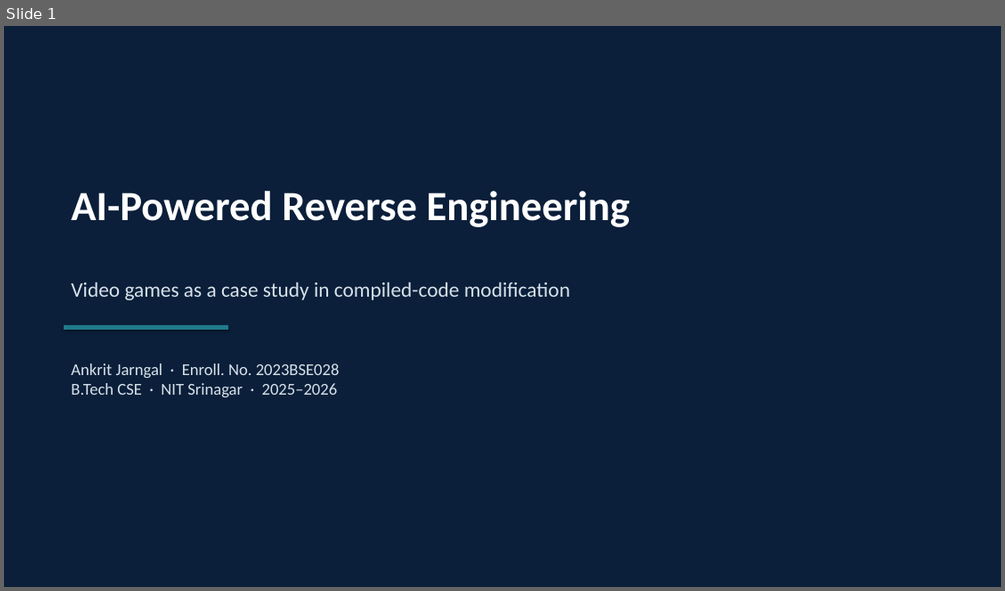
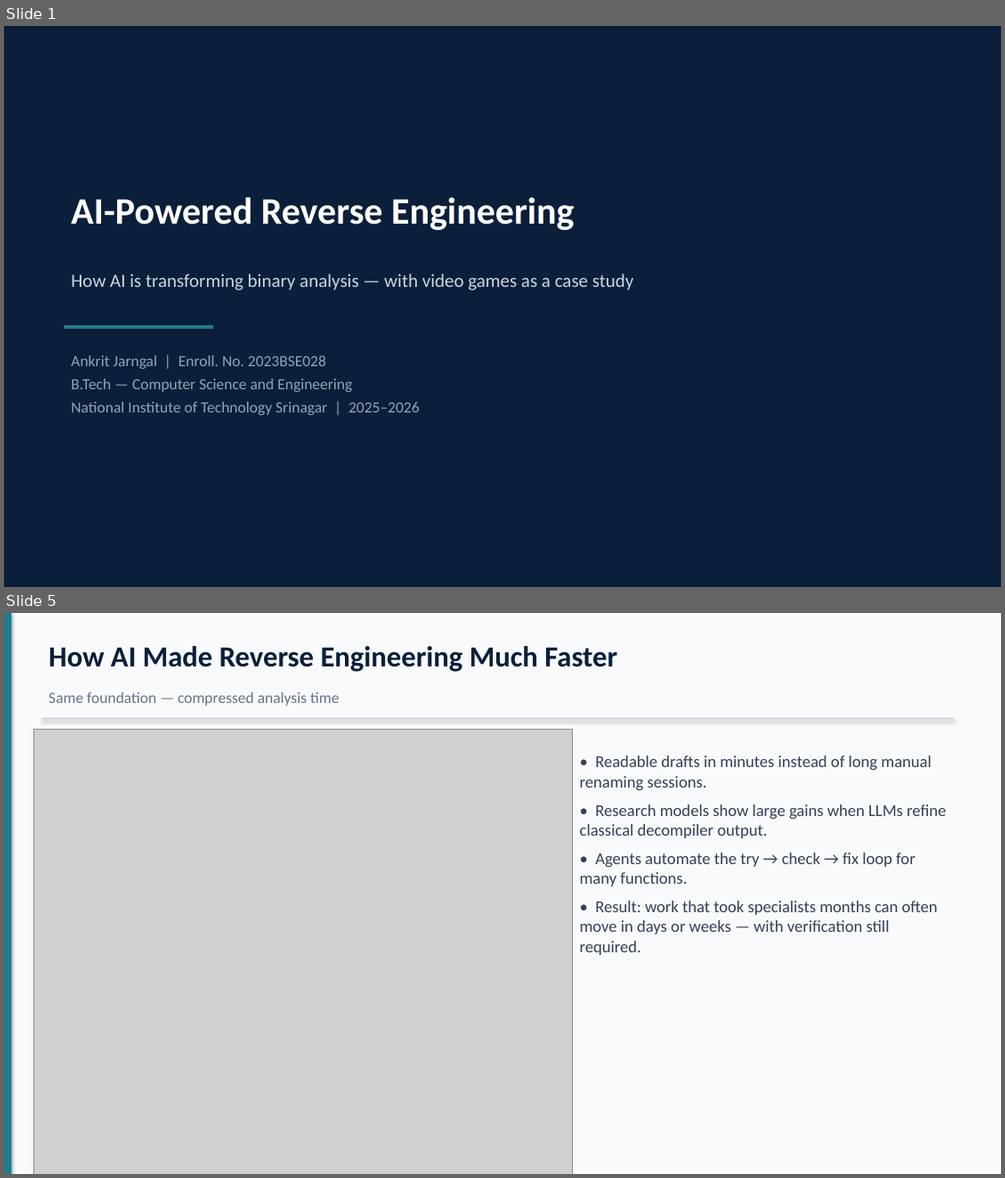
Before and after one commit to Ankritjarngal/coding-platform-assignment, a slide deck: seminar/Ankrit_Jarngal_2023BSE028_Seminar_PPT.pptx. Shown one above the other, each under a label of ours: slide 1 before the commit, slides 1 and 5 after it; the slides between them are not shown. The pictures are 1005x591 and 1005x1178 pixels, drawn with LibreOffice and Linux fonts; fonts in the diff are those of the drawing; grey boxes stand for pictures. Boxes give left, top, right and bottom in pixels: in the first picture for what was removed or moved away, otherwise in the second. Text is boxed around its words. In the diff, an @@ line names an element or a change of style, - is before the commit and + after.

```diff
--- a/seminar/Ankrit_Jarngal_2023BSE028_Seminar_PPT.pptx
+++ b/seminar/Ankrit_Jarngal_2023BSE028_Seminar_PPT.pptx
@@ slide 5 added at (x1=4, y1=613, x2=1001, y2=1174), background #F8FAFC @@
@@ rectangle added at (x1=4, y1=613, x2=11, y2=1174), fill #1F7A8C @@
@@ text added at (x1=48, y1=646, x2=617, y2=672), 28 pt, text #0B1F3A, bold @@
+How AI Made Reverse Engineering Much Faster
@@ text added at (x1=48, y1=692, x2=339, y2=706), 15 pt, text #64748B @@
+Same foundation — compressed analysis time
@@ rectangle added at (x1=41, y1=718, x2=954, y2=719), fill #CBD5E1 @@
@@ picture added at (x1=34, y1=729, x2=573, y2=1174) @@
@@ text added at (x1=580, y1=755, x2=946, y2=955), 16 pt, text #334155 @@
+• Readable drafts in minutes instead of long manual renaming sessions.
+• Research models show large gains when LLMs refine classical decompiler output.
+• Agents automate the try → check → fix loop for many functions.
+• Result: work that took specialists months can often move in days or weeks — with verification still required.
@@ slide 1 changed as well @@
@@ text "AI-Powered Reverse Engineering" moved from (x1=71, y1=191, x2=630, y2=227) to (x1=71, y1=197, x2=574, y2=230) @@
@@ text "AI-Powered Reverse Engineering" at (x1=71, y1=197, x2=574, y2=230): size 40 to 36 pt; more space between paragraphs @@
@@ text at (x1=71, y1=273, x2=634, y2=290): text changed; size 20 to 18 pt; text colour #D7E2EA to #CBD5E1 @@
-Video games as a case study in compiled-code modification
+How AI is transforming binary analysis — with video games as a case study
@@ rectangle resized from (x1=64, y1=325, x2=228, y2=329) to (x1=64, y1=325, x2=213, y2=329) @@
@@ text at (x1=71, y1=355, x2=420, y2=415): text changed; size 16 to 15 pt; text colour #D7E2EA to #94A3B8 @@
-Ankrit Jarngal · Enroll. No. 2023BSE028
-B.Tech CSE · NIT Srinagar · 2025–2026
+Ankrit Jarngal | Enroll. No. 2023BSE028
+B.Tech — Computer Science and Engineering
+National Institute of Technology Srinagar | 2025–2026
```
Also in this commit, not shown: 7 other slides added, 13 slides removed, 14 other files.
